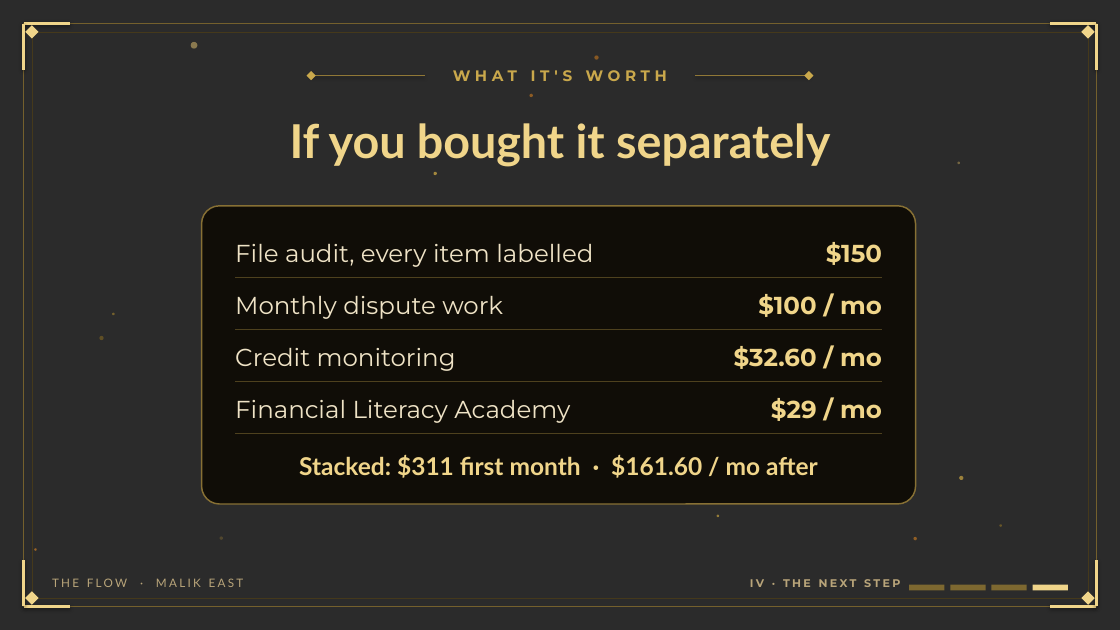
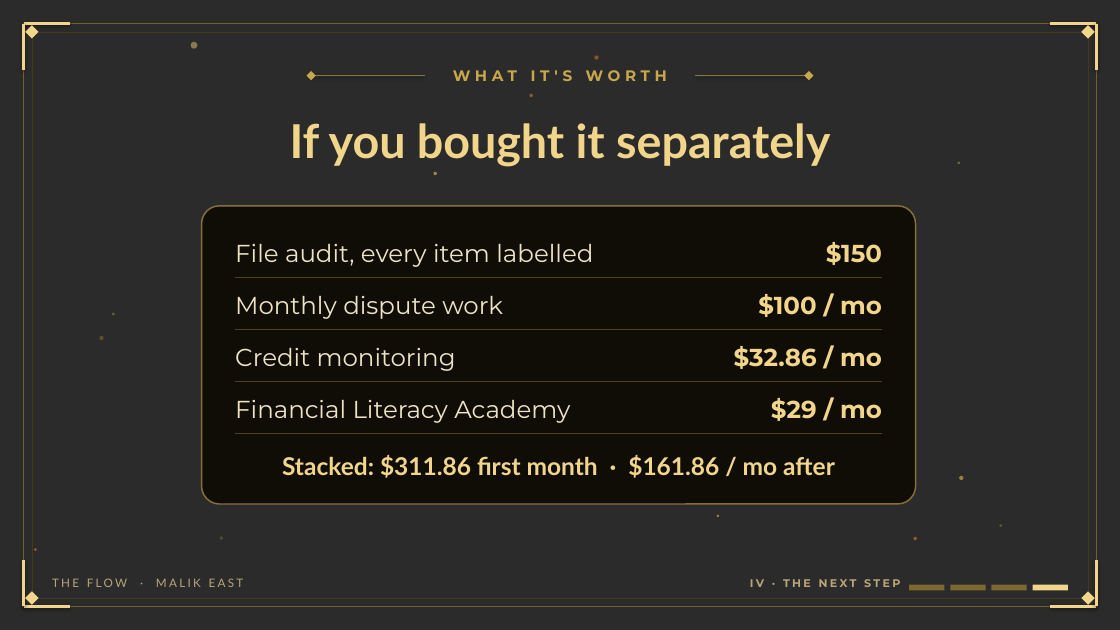
Before and after one commit to eastmalik/7band-financial, a slide deck: slide 47 of docs/The-Flow-Webinar.pptx. Drawn at 1120x630 pixels with LibreOffice and Linux fonts; fonts in the diff are those of the drawing; background and template pictures are left out; a plain dark background stands for a picture behind light text. Boxes give left, top, right and bottom in pixels: in the first picture for what was removed or moved away, otherwise in the second. Text is boxed around its words. In the diff, an @@ line names an element or a change of style, - is before the commit and + after.

```diff
--- a/docs/The-Flow-Webinar.pptx
+++ b/docs/The-Flow-Webinar.pptx
@@ text at box(734, 346, 882, 369): text changed @@
-$32.60 / mo
+$32.86 / mo
@@ text at box(282, 454, 835, 478): text changed @@
-Stacked: $311 first month · $161.60 / mo after
+Stacked: $311.86 first month · $161.86 / mo after
```
Also in this commit, not shown: 1 other slide changed, 4 other files.
